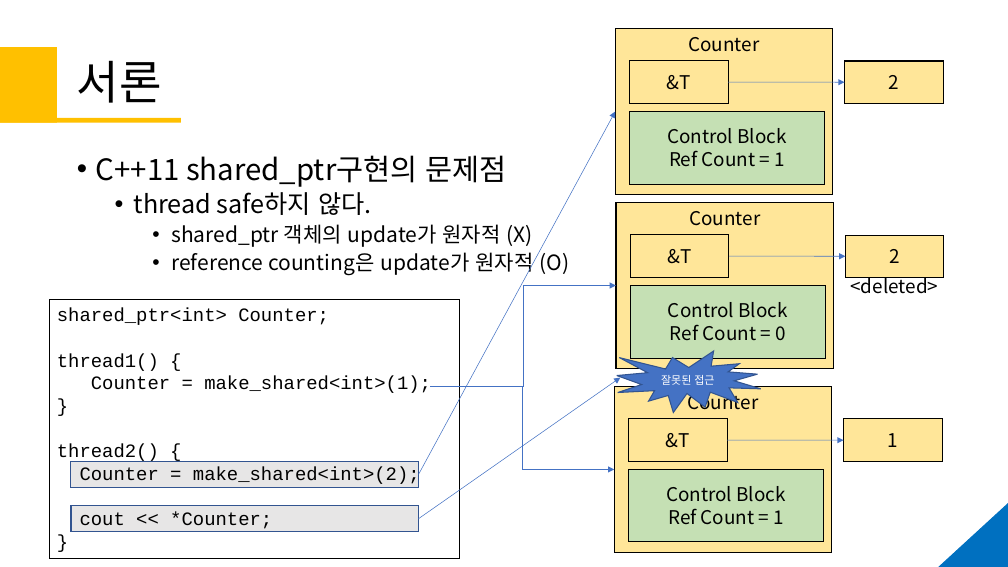
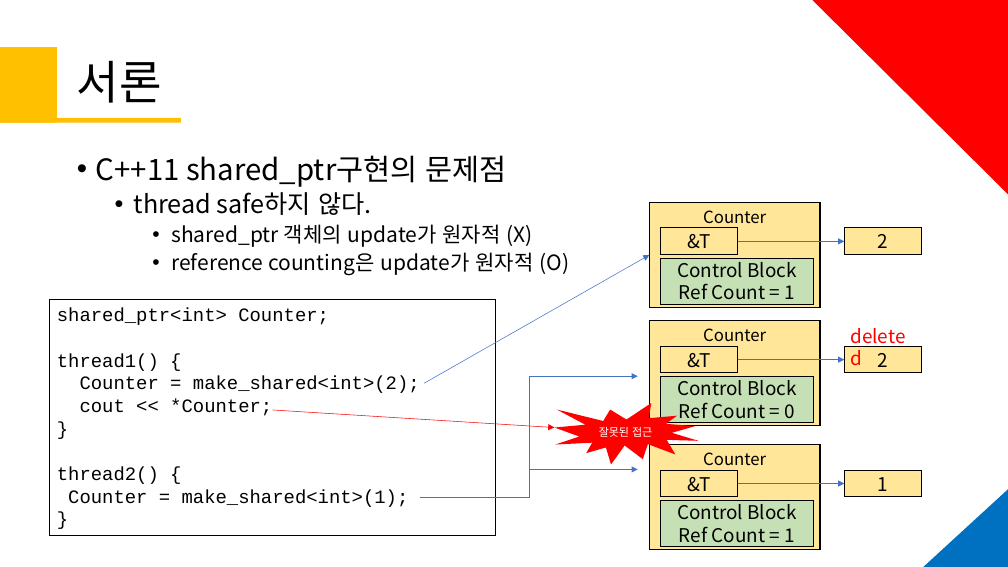
Before and after one commit to KU-t/1920-thesis, a slide deck: slide 5 of 졸업작품 제안서/제안서191226ver.3.pptx. Drawn at 1008x567 pixels with LibreOffice and Linux fonts; fonts in the diff are those of the drawing. Boxes give left, top, right and bottom in pixels: in the first picture for what was removed or moved away, otherwise in the second. Text is boxed around its words. In the diff, an @@ line names an element or a change of style, - is before the commit and + after.

```diff
--- a/졸업작품 제안서/제안서191226ver.3.pptx
+++ b/졸업작품 제안서/제안서191226ver.3.pptx
@@ triangle added at [814,1,1008,194], fill #FF0000, outline #FF0000 1 pt @@
@@ rectangle "Counter": place and size @@
-rectangle "Counter" at [616,29,833,194]
+rectangle "Counter" at [650,203,820,308]
@@ rectangle "&T": place and size @@
-rectangle "&T" at [630,61,728,104]
+rectangle "&T" at [661,228,738,256]
@@ rectangle "2": place and size @@
-rectangle "2" at [845,61,943,104]
+rectangle "2" at [845,228,922,256]
@@ arrow moved from (419, 475) - (616, 111) to (424, 383) - (650, 255) @@
@@ rectangle "Control Block": place and size @@
-rectangle "Control Block" at [630,111,825,184]
+rectangle "Control Block" at [661,258,814,304]
@@ arrow moved from (728, 82) - (845, 82) to (738, 241) - (845, 241) @@
@@ rectangle "shared_ptr<int> Counter;": place and size @@
-rectangle "shared_ptr<int> Counter;" at [49,299,459,559]
+rectangle "shared_ptr<int> Counter;" at [49,299,495,536]
@@ text at [850,274,938,294]: text changed; text colour #000000 to #FF0000 @@
-<deleted>
+deleted
@@ size 18 to 16 pt in 3 elements at [650,203,820,308], [650,445,820,550], [650,321,820,426] @@
@@ rectangle "Counter": place and size @@
-rectangle "Counter" at [616,203,834,368]
+rectangle "Counter" at [650,321,820,426]
@@ rectangle "&T": place and size @@
-rectangle "&T" at [631,235,729,278]
+rectangle "&T" at [661,346,738,374]
@@ rectangle "2": place and size @@
-rectangle "2" at [845,235,944,278]
+rectangle "2" at [845,346,922,374]
@@ text in rectangle at [57,376,431,463]: paragraphs removed @@
-Counter = make_shared<int>(1);
-}
-thread2() {
@@ elbow arrow moved from (430, 386) - (616, 286) to (420, 497) - (638, 377) @@
@@ rectangle "Control Block": place and size @@
-rectangle "Control Block" at [631,285,826,358]
+rectangle "Control Block" at [661,377,814,423]
@@ arrow moved from (729, 256) - (845, 256) to (738, 360) - (845, 360) @@
@@ arrow moved from (419, 519) - (621, 377) to (273, 410) - (554, 428) @@
@@ arrow (273, 410) - (554, 428): stroke #4472C4 0.5 pt to #FF0000 0.5 pt @@
@@ irregular seal "잘못된 접근": place and size @@
-irregular seal "잘못된 접근" at [617,351,761,412]
+irregular seal "잘못된 접근" at [554,403,699,464]
@@ irregular seal "잘못된 접근" at [554,403,699,464]: fill #4472C4 to #FF0000; outline #325491 1 pt to none @@
@@ rectangle "Counter": place and size @@
-rectangle "Counter" at [615,386,833,552]
+rectangle "Counter" at [650,445,820,550]
@@ text in rectangle at [57,467,409,507]: paragraphs added @@
+thread2() {
+Counter = make_shared<int>(1);
+}
@@ rectangle removed at [71,461,419,488] @@
@@ elbow arrow moved from (430, 386) - (615, 470) to (429, 497) - (638, 470) @@
@@ rectangle "&T": place and size @@
-rectangle "&T" at [629,419,727,461]
+rectangle "&T" at [661,470,738,498]
@@ rectangle "1": place and size @@
-rectangle "1" at [844,419,942,461]
+rectangle "1" at [845,470,922,498]
@@ rectangle removed at [71,506,419,532] @@
@@ rectangle "Control Block": place and size @@
-rectangle "Control Block" at [629,469,824,541]
+rectangle "Control Block" at [661,501,814,547]
@@ arrow moved from (727, 440) - (844, 440) to (738, 484) - (845, 484) @@
@@ triangle: place and size @@
-triangle at [926,502,1008,567]
+triangle at [924,490,1008,567]
```
Also in this commit, not shown: 2 other slides changed, 2 other files.
